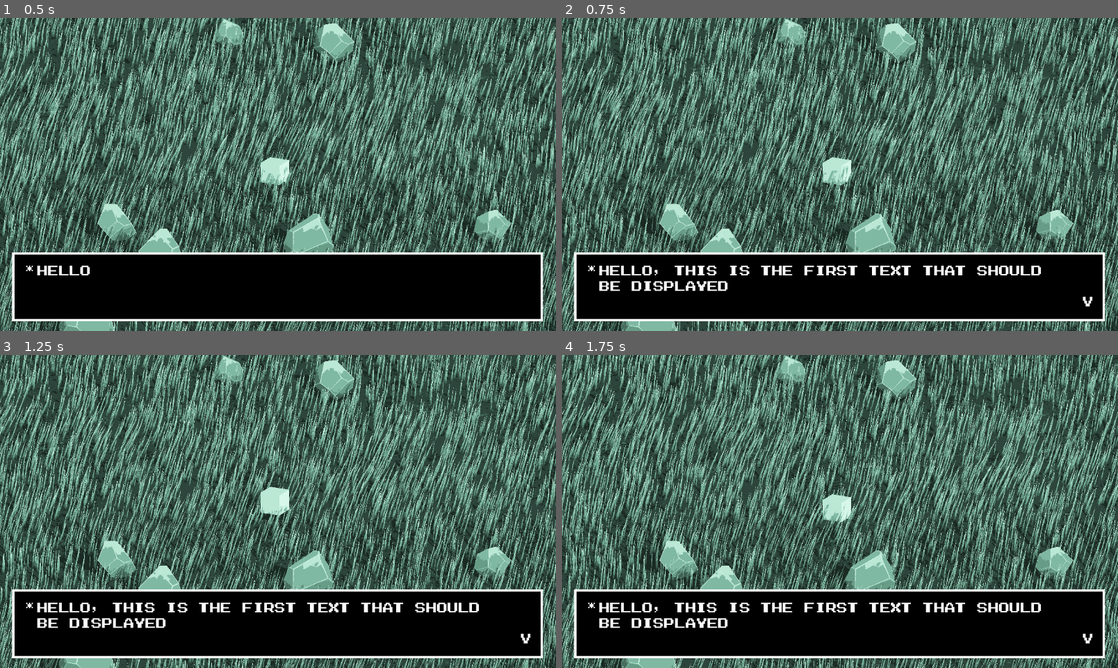
Above: before the commit, frames 1-4 (two rows, left to right).
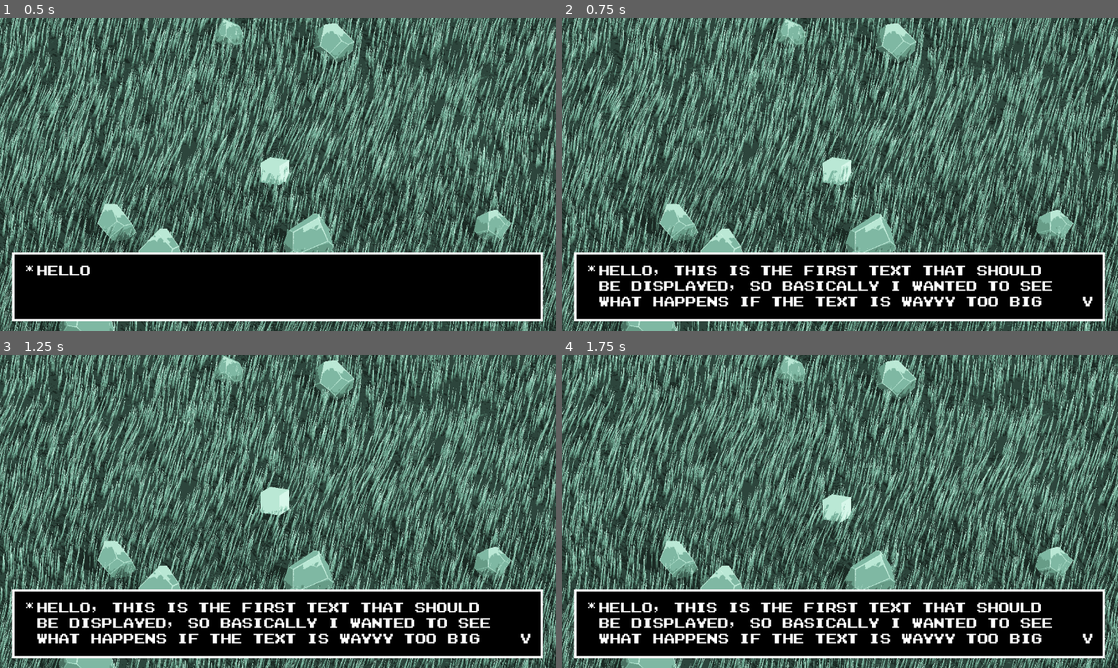
Above: after the commit, the same moments.

Repository: Zulate/MENTORAT2
Game: Godot game, scene res://scenes/grass-map.tscn
The game is run twice, just before and just after one commit, with the same random seed, the same clock (stepped at 60 frames per second) and the same inputs.
Inputs (mouse positions are in pixels of both pictures, inside the frame that each line leads up to):
- Up to frame 1 (0.5 s): no input
- Up to frame 2 (0.75 s): tap Enter (enter) at 0.5 s; move the mouse to (962, 158) at 0.52 s; hold D (right) from 0.53 s (still down); hold Enter (enter) from 0.53 s (still down); click (962, 158) at 0.67 s
- Up to frame 3 (1.25 s): keep holding D (right); keep holding Enter (enter); tap Space (jump) at 0.77 s
- Up to frame 4 (1.75 s): release D (right) at 1.25 s; release Enter (enter) at 1.25 s; drag from (728, 527) to (812, 574) at 1.27 s

Frame 1 is identical in both runs. In frame 2, 2.2% of the frame differs, in the area x 6-89%, y 84-93%; in frame 3, 2.2%; in frame 4, 2.2%.

Commit message:
Added a Method to check the dicionary length

Diff:
--- a/GODOT-Projects/sprite-anim-test-walk/assets/Textfiles/dialogueFile.JSON
+++ b/GODOT-Projects/sprite-anim-test-walk/assets/Textfiles/dialogueFile.JSON
@@ -1,6 +1,6 @@
 {
-	"denialDialogue" : {
-		"spirit_dialogue_1" : "Hello, this is the First text that should be displayed",
+	"denialDialogue_1" : {
+		"spirit_dialogue_1" : "Hello, this is the First text that should be displayed, so basically I wanted to see what happens if the text is wayyy too big for the textbox.",
 		"cube_dialogue_1" : "Hello, this is the second text that should be displayed"
 	}
 }
--- a/GODOT-Projects/sprite-anim-test-walk/project.godot
+++ b/GODOT-Projects/sprite-anim-test-walk/project.godot
@@ -15,6 +15,7 @@
 config/features=PackedStringArray("4.4", "Forward Plus")
 run/max_fps=144
 boot_splash/bg_color=Color(0.385493, 0.385493, 0.385492, 1)
+boot_splash/show_image=false
 boot_splash/use_filter=false
 boot_splash/image="res://loadingscreen/ohio-solutions-final.png"
 config/icon="res://icon.svg"
--- a/GODOT-Projects/sprite-anim-test-walk/scripts/Textbox.gd
+++ b/GODOT-Projects/sprite-anim-test-walk/scripts/Textbox.gd
@@ -20,7 +20,9 @@
 func _ready() -> void:
 	print("Starting state: State.READY")
 	hide_textbox()
-	add_text(StaticData.textData["denialDialogue"]["spirit_dialogue_1"])
+	add_text(StaticData.textData["denialDialogue_1"]["spirit_dialogue_1"])
+	var keysCount = 	StaticData.textData["denialDialogue_1"].keys()
+	print(len(keysCount)) #this is a method to read out the lenght of a dictionary element -> will use it for checking if there is more to display
 
 func _process(_delta):
 	match current_state:
@@ -77,4 +79,4 @@
 
 
 func _on_textactivator_body_entered(_body: CharacterBody3D) -> void:
-	add_text(StaticData.textData["denialDialogue"]["cube_dialogue_1"])
+	add_text(StaticData.textData["denialDialogue_1"]["cube_dialogue_1"])
